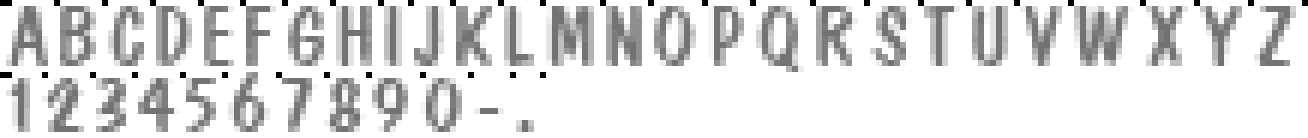
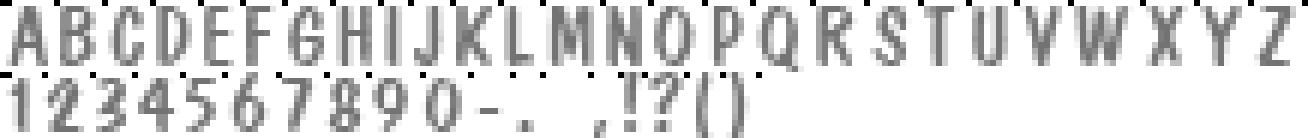
Comparing the layer stacks of the two 1308x138 images. Changes:
painted on "Разбивка" over <box>588,72,762,78</box>
added layer ",!?() (копия)" above ",!?()" over <box>594,72,750,138</box>
